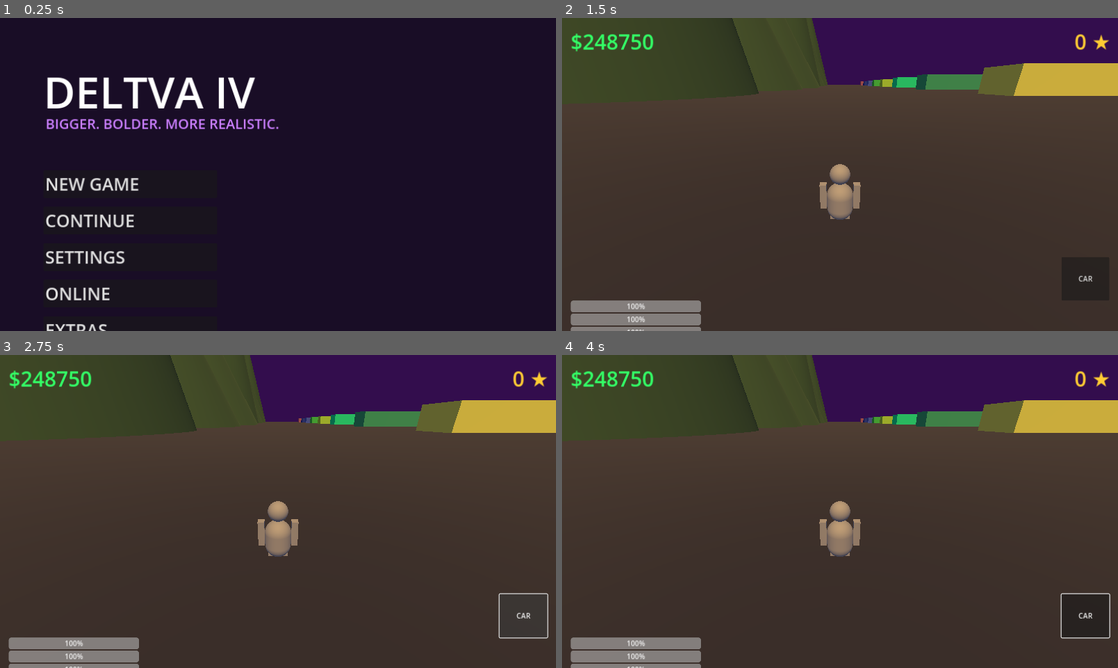
Above: before the commit, frames 1-4 (two rows, left to right).
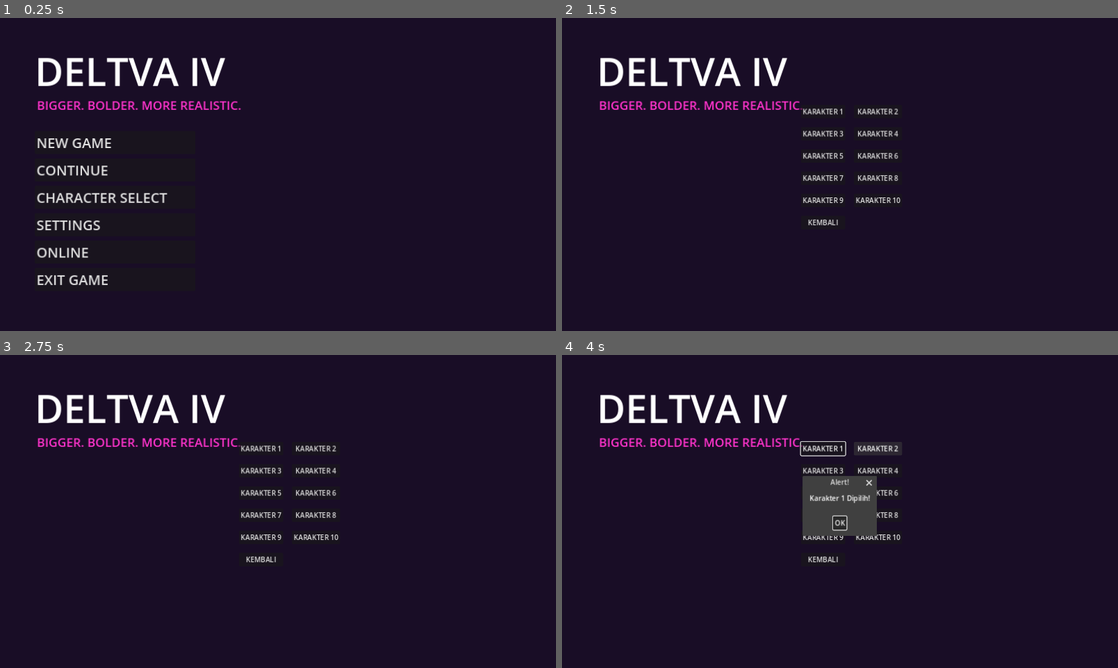
Above: after the commit, the same moments.

Repository: AniblimaxDeveloper/geta-iv-sivis
Game: Godot game, scene res://Menu.tscn
Same seed, same stepped clock (60 frames per second), same inputs: the game is played once before the commit and once after it.
Inputs (mouse positions are in pixels of both pictures, inside the frame that each line leads up to):
- Up to frame 1 (0.25 s): no input
- Up to frame 2 (1.5 s): click "SETTINGS" at 0.5 s; click (678, 196) at 1.25 s, where only the run after the commit has a clickable "CHARACTER SELECT"
- Up to frame 3 (2.75 s): click (522, 614) at 2 s, where only the run before the commit has a clickable "CAR"
- Up to frame 4 (4 s): click (823, 448) at 2.75 s, where only the run after the commit has a clickable "KARAKTER 1"; click (878, 448) at 3.5 s, where only the run after the commit has a clickable "KARAKTER 2"

The runs differ from the first frame. In frame 1, 6.6% of the frame differs, in the area x 6-51%, y 12-100%; in frame 2, 99%; in frame 3, 100%, in the area x 0-100%, y 0-100%; in frame 4, 97%.

Commit message:
feat: Phase 15 - Master Build: Main Menu, Character Select, 4 World Zones, Advanced HUD

Diff:
--- /dev/null
+++ b/Global.gd
@@ -0,0 +1,21 @@
+extends Node
+
+var selected_char: int = 0
+var money: int = 250000
+var health: float = 100.0
+var armor: float = 100.0
+var stamina: float = 100.0
+
+# 10 Warna Baju untuk 10 Karakter
+var char_colors = [
+    Color(1, 0, 0),       # Merah
+    Color(0, 1, 0),       # Hijau
+    Color(0, 0, 1),       # Biru
+    Color(1, 1, 0),       # Kuning
+    Color(1, 0, 1),       # Ungu
+    Color(0, 1, 1),       # Cyan
+    Color(1, 0.5, 0),     # Oranye
+    Color(0.5, 0, 1),     # Violet
+    Color(1, 1, 1),       # Putih
+    Color(0.2, 0.2, 0.2)  # Hitam
+]
--- a/Main.gd
+++ b/Main.gd
@@ -8,29 +8,29 @@
 @onready var hud_wanted = $UI/WantedLabel
 
 var wanted_level: int = 0
-var police_spawned: bool = false
 
 func _ready():
     generate_world()
-    spawn_vehicles(20)
-    spawn_pedestrians(30)
+    # Terapkan warna karakter yang dipilih
+    var col = Global.char_colors[Global.selected_char]
+    player.get_node("MeshRoot/Body").material_override.albedo_color = col
 
 func _process(_delta):
-    hud_money.text = "$" + str(player.money)
-    hud_health.value = player.health
-    hud_armor.value = player.armor
-    hud_stamina.value = player.stamina
+    hud_money.text = "$" + str(Global.money)
+    hud_health.value = Global.health
+    hud_armor.value = Global.armor
+    hud_stamina.value = Global.stamina
     hud_wanted.text = str(wanted_level) + " ★"
 
 func generate_world():
-    # Lantai Dasar
+    # 1. Lantai Dasar Raksasa
     var ground = StaticBody3D.new()
     var floor_mesh = MeshInstance3D.new()
     var plane = PlaneMesh.new()
     plane.size = Vector2(2000, 2000)
     floor_mesh.mesh = plane
     var f_mat = StandardMaterial3D.new()
-    f_mat.albedo_color = Color(0.15, 0.15, 0.2)
+    f_mat.albedo_color = Color(0.15, 0.15, 0.18)
     floor_mesh.material_override = f_mat
     var col = CollisionShape3D.new()
     var shape = BoxShape3D.new()
@@ -41,25 +41,25 @@
     ground.add_child(col)
     add_child(ground)
 
-    # ZONA 1: KOTA (X > 0, Z > 0)
+    # 2. ZONA KOTA (X > 0, Z > 0)
     for x in range(1, 8):
         for z in range(1, 8):
             var b = StaticBody3D.new()
             var m = MeshInstance3D.new()
             var b_box = BoxMesh.new()
-            var h = randf_range(50, 200)
+            var h = randf_range(40, 150)
             b_box.size = Vector3(30, h, 30)
             m.mesh = b_box
             var mat = StandardMaterial3D.new()
-            mat.albedo_color = Color(0.1, 0.1, 0.15)
+            mat.albedo_color = Color(0.1, 0.1, 0.2)
             mat.emission_enabled = true
-            mat.emission = Color(0.2, 0.5, 0.8)
+            mat.emission = Color(0.2, 0.4, 0.8) # Jendela biru
             m.material_override = mat
             b.position = Vector3(x * 80, h/2, z * 80)
             b.add_child(m)
             add_child(b)
 
-    # ZONA 2: PANTAI (X < 0, Z > 0)
+    # 3. ZONA PANTAI (X < 0, Z > 0)
     for x in range(-8, 0):
         for z in range(1, 8):
             var palm = Node3D.new()
@@ -75,7 +75,7 @@
             palm.position = Vector3(x * 80, 0, z * 80)
             add_child(palm)
 
-    # ZONA 3: GUNUNG (X < 0, Z < 0)
+    # 4. ZONA GUNUNG (X < 0, Z < 0)
     for x in range(-8, 0):
         for z in range(-8, 0):
             var mount = MeshInstance3D.new()
@@ -90,7 +90,7 @@
             mount.position = Vector3(x * 80, cyl.height/2, z * 80)
             add_child(mount)
 
-    # ZONA 4: PELABUHAN (X > 0, Z < 0)
+    # 5. ZONA PELABUHAN (X > 0, Z < 0)
     for x in range(1, 8):
         for z in range(-8, 0):
             var container = StaticBody3D.new()
@@ -104,59 +104,3 @@
             container.position = Vector3(x * 80, 5, z * 80)
             container.add_child(m)
             add_child(container)
-
-func spawn_vehicles(amount: int):
-    for i in range(amount):
-        var car = VehicleBody3D.new()
-        car.set_script(load("res://TrafficCar.gd"))
-        var col = CollisionShape3D.new()
-        var box = BoxShape3D.new()
-        box.size = Vector3(2.5, 1.5, 5.0)
-        col.shape = box
-        car.add_child(col)
-        var mesh = MeshInstance3D.new()
-        mesh.name = "MeshInstance3D"
-        var box_mesh = BoxMesh.new()
-        box_mesh.size = Vector3(2.5, 1.5, 5.0)
-        mesh.mesh = box_mesh
-        var mat = StandardMaterial3D.new()
-        mat.albedo_color = Color(randf(), 0.1, randf())
-        mesh.material_override = mat
-        car.add_child(mesh)
-        for w in [[1.2, -0.5, 1.8], [-1.2, -0.5, 1.8], [1.2, -0.5, -1.8], [-1.2, -0.5, -1.8]]:
-            var wheel = VehicleWheel3D.new()
-            wheel.position = Vector3(w[0], w[1], w[2])
-            wheel.use_as_steering = true
-            wheel.use_as_traction = true
-            car.add_child(wheel)
-        car.position = Vector3(randf_range(100, 500), 2.0, randf_range(100, 500)) # Spawn di Kota
-        add_child(car)
-
-func spawn_pedestrians(amount: int):
-    for i in range(amount):
-        var ped = CharacterBody3D.new()
-        ped.set_script(load("res://Pedestrian.gd"))
-        var col = CollisionShape3D.new()
-        col.shape = CapsuleShape3D.new()
-        ped.add_child(col)
-
-        var mesh_root = Node3D.new()
-        mesh_root.name = "MeshRoot"
-
-        # 10 Karakter Berbeda (Warna Baju Acak)
-        var torso = MeshInstance3D.new()
-        torso.mesh = CapsuleMesh.new()
-        var t_mat = StandardMaterial3D.new()
-        t_mat.albedo_color = Color(randf(), randf(), randf())
-        torso.material_override = t_mat
-        torso.position.y = 1.0
-        mesh_root.add_child(torso)
-
-        var head = MeshInstance3D.new()
-        head.mesh = SphereMesh.new()
-        head.position.y = 1.9
-        mesh_root.add_child(head)
-
-        ped.add_child(mesh_root)
-        ped.position = Vector3(randf_range(100, 500), 1.0, randf_range(100, 500)) # Spawn di Kota
-        add_child(ped)
--- a/Main.tscn
+++ b/Main.tscn
@@ -21,9 +21,9 @@
 
 [sub_resource type="Environment" id="Environment_1"]
 background_mode = 1
-background_color = Color(0.2, 0.05, 0.3, 1)
+background_color = Color(0.15, 0.05, 0.2, 1)
 ambient_light_source = 2
-ambient_light_color = Color(0.5, 0.5, 0.6, 1)
+ambient_light_color = Color(0.6, 0.6, 0.7, 1)
 ambient_light_energy = 1.0
 
 [node name="Main" type="Node3D"]
@@ -34,11 +34,11 @@
 
 [node name="DirectionalLight3D" type="DirectionalLight3D" parent="."]
 transform = Transform3D(1, 0, 0, 0, 0.5, 0.8, 0, -0.8, 0.5, 0, 50, 0)
-light_color = Color(1, 0.8, 0.5, 1)
-light_energy = 1.5
+light_color = Color(1, 0.8, 0.6, 1)
+light_energy = 1.2
 
 [node name="Player" type="CharacterBody3D" parent="."]
-transform = Transform3D(1, 0, 0, 0, 1, 0, 0, 0, 1, 0, 0.9, 0)
+transform = Transform3D(1, 0, 0, 0, 1, 0, 0, 0, 1, 0, 1.0, 0)
 script = ExtResource("2_player")
 
 [node name="CollisionShape3D" type="CollisionShape3D" parent="Player"]
@@ -89,7 +89,7 @@
 offset_bottom = 80.0
 theme_override_colors/font_color = Color(0.2, 1, 0.4, 1)
 theme_override_font_sizes/font_size = 48
-text = "$248750"
+text = "$250000"
 
 [node name="WantedLabel" type="Label" parent="UI"]
 offset_left = 1180.0
@@ -135,11 +135,11 @@
 offset_bottom = 150.0
 color = Color(0.1, 0.6, 1, 0.7)
 
-[node name="ActionButton" type="Button" parent="TouchControls"]
+[node name="JumpButton" type="Button" parent="TouchControls"]
 offset_left = 1150.0
 offset_top = 550.0
 offset_right = 1260.0
 offset_bottom = 650.0
-text = "CAR"
+text = "JUMP"
 
-[connection signal="pressed" from="TouchControls/ActionButton" to="TouchControls" method="_on_action_button_pressed"]
+[connection signal="pressed" from="TouchControls/JumpButton" to="TouchControls" method="_on_jump_button_pressed"]
--- a/Menu.gd
+++ b/Menu.gd
@@ -1,11 +1,32 @@
 extends Control
 
+@onready var main_buttons = $MainButtons
+@onready var char_select = $CharacterSelect
+@onready var popup = $PopupPanel
+
 func _ready():
-    # Mengatur ukuran layar UI agar responsif
-    set_anchors_preset(Control.PRESET_FULL_RECT)
+    char_select.visible = false
+    popup.visible = false
 
 func _on_new_game_pressed():
     get_tree().change_scene_to_file("res://Main.tscn")
 
-func _on_quit_pressed():
+func _on_character_select_pressed():
+    main_buttons.visible = false
+    char_select.visible = true
+
+func _on_back_pressed():
+    main_buttons.visible = true
+    char_select.visible = false
+
+func _on_char_selected(index: int):
+    Global.selected_char = index
+    popup.dialog_text = "Karakter " + str(index + 1) + " Dipilih!"
+    popup.popup_centered()
+
+func _on_online_pressed():
+    popup.dialog_text = "Fitur ONLINE akan hadir di update selanjutnya."
+    popup.popup_centered()
+
+func _on_exit_pressed():
     get_tree().quit()
--- a/Menu.tscn
+++ b/Menu.tscn
@@ -7,11 +7,9 @@
 anchors_preset = 15
 anchor_right = 1.0
 anchor_bottom = 1.0
-grow_horizontal = 2
-grow_vertical = 2
 script = ExtResource("1_menu")
 
-[node name="Background" type="ColorRect" parent="."]
+[node name="Bg" type="ColorRect" parent="."]
 layout_mode = 1
 anchors_preset = 15
 anchor_right = 1.0
@@ -20,67 +18,136 @@
 
 [node name="Title" type="Label" parent="."]
 layout_mode = 0
-offset_left = 100.0
-offset_top = 100.0
+offset_left = 80.0
+offset_top = 60.0
 offset_right = 800.0
-offset_bottom = 250.0
+offset_bottom = 200.0
 theme_override_colors/font_color = Color(1, 1, 1, 1)
-theme_override_font_sizes/font_size = 100
+theme_override_font_sizes/font_size = 90
 text = "DELTVA IV"
 
 [node name="Subtitle" type="Label" parent="."]
 layout_mode = 0
-offset_left = 105.0
-offset_top = 220.0
+offset_left = 85.0
+offset_top = 180.0
 offset_right = 800.0
-offset_bottom = 270.0
-theme_override_colors/font_color = Color(0.8, 0.5, 1, 1)
-theme_override_font_sizes/font_size = 32
+offset_bottom = 220.0
+theme_override_colors/font_color = Color(1, 0.2, 0.8, 1)
+theme_override_font_sizes/font_size = 28
 text = "BIGGER. BOLDER. MORE REALISTIC."
 
-[node name="VBoxContainer" type="VBoxContainer" parent="."]
+[node name="MainButtons" type="VBoxContainer" parent="."]
 layout_mode = 0
-offset_left = 100.0
-offset_top = 350.0
-offset_right = 500.0
+offset_left = 80.0
+offset_top = 260.0
+offset_right = 450.0
 offset_bottom = 700.0
-theme_override_constants/separation = 20
+theme_override_constants/separation = 10
 
-[node name="NewGameBtn" type="Button" parent="VBoxContainer"]
+[node name="NewGame" type="Button" parent="MainButtons"]
 layout_mode = 2
-theme_override_font_sizes/font_size = 40
+theme_override_font_sizes/font_size = 32
 text = "NEW GAME"
 alignment = 0
 
-[node name="ContinueBtn" type="Button" parent="VBoxContainer"]
+[node name="Continue" type="Button" parent="MainButtons"]
 layout_mode = 2
-theme_override_font_sizes/font_size = 40
+theme_override_font_sizes/font_size = 32
 text = "CONTINUE"
 alignment = 0
 
-[node name="SettingsBtn" type="Button" parent="VBoxContainer"]
+[node name="CharSelect" type="Button" parent="MainButtons"]
 layout_mode = 2
-theme_override_font_sizes/font_size = 40
+theme_override_font_sizes/font_size = 32
+text = "CHARACTER SELECT"
+alignment = 0
+
+[node name="Settings" type="Button" parent="MainButtons"]
+layout_mode = 2
+theme_override_font_sizes/font_size = 32
 text = "SETTINGS"
 alignment = 0
 
-[node name="OnlineBtn" type="Button" parent="VBoxContainer"]
+[node name="Online" type="Button" parent="MainButtons"]
 layout_mode = 2
-theme_override_font_sizes/font_size = 40
+theme_override_font_sizes/font_size = 32
 text = "ONLINE"
 alignment = 0
 
-[node name="ExtrasBtn" type="Button" parent="VBoxContainer"]
+[node name="Exit" type="Button" parent="MainButtons"]
 layout_mode = 2
-theme_override_font_sizes/font_size = 40
-text = "EXTRAS"
+theme_override_font_sizes/font_size = 32
+text = "EXIT GAME"
 alignment = 0
 
-[node name="QuitBtn" type="Button" parent="VBoxContainer"]
+[node name="CharacterSelect" type="GridContainer" parent="."]
+layout_mode = 0
+offset_left = 550.0
+offset_top = 200.0
+offset_right = 1200.0
+offset_bottom = 700.0
+columns = 2
+theme_override_constants/h_separation = 20
+theme_override_constants/v_separation = 20
+
+[node name="Char1" type="Button" parent="CharacterSelect"]
 layout_mode = 2
-theme_override_font_sizes/font_size = 40
-text = "QUIT"
-alignment = 0
+text = "KARAKTER 1"
 
-[connection signal="pressed" from="VBoxContainer/NewGameBtn" to="." method="_on_new_game_pressed"]
-[connection signal="pressed" from="VBoxContainer/QuitBtn" to="." method="_on_quit_pressed"]
+[node name="Char2" type="Button" parent="CharacterSelect"]
+layout_mode = 2
+text = "KARAKTER 2"
+
+[node name="Char3" type="Button" parent="CharacterSelect"]
+layout_mode = 2
+text = "KARAKTER 3"
+
+[node name="Char4" type="Button" parent="CharacterSelect"]
+layout_mode = 2
+text = "KARAKTER 4"
+
+[node name="Char5" type="Button" parent="CharacterSelect"]
+layout_mode = 2
+text = "KARAKTER 5"
+
+[node name="Char6" type="Button" parent="CharacterSelect"]
+layout_mode = 2
+text = "KARAKTER 6"
+
+[node name="Char7" type="Button" parent="CharacterSelect"]
+layout_mode = 2
+text = "KARAKTER 7"
+
+[node name="Char8" type="Button" parent="CharacterSelect"]
+layout_mode = 2
+text = "KARAKTER 8"
+
+[node name="Char9" type="Button" parent="CharacterSelect"]
+layout_mode = 2
+text = "KARAKTER 9"
+
+[node name="Char10" type="Button" parent="CharacterSelect"]
+layout_mode = 2
+text = "KARAKTER 10"
+
+[node name="BackBtn" type="Button" parent="CharacterSelect"]
+layout_mode = 2
+text = "KEMBALI"
+
+[node name="PopupPanel" type="AcceptDialog" parent="."]
+
+[connection signal="pressed" from="MainButtons/NewGame" to="." method="_on_new_game_pressed"]
+[connection signal="pressed" from="MainButtons/CharSelect" to="." method="_on_character_select_pressed"]
+[connection signal="pressed" from="MainButtons/Online" to="." method="_on_online_pressed"]
+[connection signal="pressed" from="MainButtons/Exit" to="." method="_on_exit_pressed"]
+[connection signal="pressed" from="CharacterSelect/BackBtn" to="." method="_on_back_pressed"]
+[connection signal="pressed" from="CharacterSelect/Char1" to="." method="_on_char_selected" binds= [0]]
+[connection signal="pressed" from="CharacterSelect/Char2" to="." method="_on_char_selected" binds= [1]]
+[connection signal="pressed" from="CharacterSelect/Char3" to="." method="_on_char_selected" binds= [2]]
+[connection signal="pressed" from="CharacterSelect/Char4" to="." method="_on_char_selected" binds= [3]]
+[connection signal="pressed" from="CharacterSelect/Char5" to="." method="_on_char_selected" binds= [4]]
+[connection signal="pressed" from="CharacterSelect/Char6" to="." method="_on_char_selected" binds= [5]]
+[connection signal="pressed" from="CharacterSelect/Char7" to="." method="_on_char_selected" binds= [6]]
+[connection signal="pressed" from="CharacterSelect/Char8" to="." method="_on_char_selected" binds= [7]]
+[connection signal="pressed" from="CharacterSelect/Char9" to="." method="_on_char_selected" binds= [8]]
+[connection signal="pressed" from="CharacterSelect/Char10" to="." method="_on_char_selected" binds= [9]]
--- a/Player.gd
+++ b/Player.gd
@@ -1,15 +1,9 @@
 extends CharacterBody3D
-
-@export var speed: float = 15.0
-@export var jump_force: float = 10.0
+@export var speed: float = 20.0
+@export var jump_force: float = 12.0
 @export var gravity: float = 30.0
 
-var money: int = 248750
-var health: float = 100.0
-var armor: float = 100.0
-var stamina: float = 100.0
 var input_dir: Vector2 = Vector2.ZERO
-var current_vehicle: VehicleBody3D = null
 var walk_time: float = 0.0
 
 @onready var mesh_root = $MeshRoot
@@ -17,24 +11,12 @@
 @onready var right_leg = $MeshRoot/RightLeg
 @onready var left_arm = $MeshRoot/LeftArm
 @onready var right_arm = $MeshRoot/RightArm
+@onready var camera_pivot = $CameraPivot
 
 func _physics_process(delta):
-    if current_vehicle:
-        if input_dir.y > 0:
-            current_vehicle.brake = input_dir.y * 15.0
-            current_vehicle.engine_force = 0
-        else:
-            current_vehicle.brake = 0
-            current_vehicle.engine_force = -input_dir.y * 2500.0
-        current_vehicle.steering = -input_dir.x * 0.6
-        global_position = current_vehicle.global_position + Vector3(0, 3.0, 0)
-        mesh_root.visible = false
-        return
-
-    mesh_root.visible = true
     if not is_on_floor(): velocity.y -= gravity * delta
 
-    var direction = (global_transform.basis * Vector3(input_dir.x, 0, input_dir.y)).normalized()
+    var direction = (camera_pivot.global_transform.basis * Vector3(input_dir.x, 0, input_dir.y)).normalized()
     direction.y = 0
     direction = direction.normalized()
 
@@ -59,12 +41,6 @@
 
     move_and_slide()
 
-func interact():
-    if current_vehicle:
-        current_vehicle = null
-    else:
-        var vehicles = get_tree().get_nodes_in_group("vehicles")
-        for v in vehicles:
-            if global_position.distance_to(v.global_position) < 8.0:
-                current_vehicle = v
-                break
+func jump():
+    if is_on_floor():
+        velocity.y = jump_force
--- a/TouchControls.gd
+++ b/TouchControls.gd
@@ -5,6 +5,7 @@
 @onready var player = get_node("../Player")
 
 var touch_index = -1
+var look_index = -1
 var base_center = Vector2.ZERO
 var max_distance = 100.0
 
@@ -14,7 +15,7 @@
 
 func _input(event):
     if event is InputEventScreenTouch:
-        if event.pressed and touch_index == -1:
+        if event.pressed and event.position.x < 600 and touch_index == -1:
             touch_index = event.index
             base_center = event.position
             joystick_base.global_position = base_center - joystick_base.size / 2
@@ -27,10 +28,18 @@
             joystick_knob.visible = false
             player.input_dir = Vector2.ZERO
 
-    if event is InputEventScreenDrag and event.index == touch_index:
-        var diff = event.position - base_center
-        if diff.length() > max_distance: diff = diff.normalized() * max_distance
-        joystick_knob.global_position = base_center + diff - joystick_knob.size / 2
-        player.input_dir = diff / max_distance
+        if event.pressed and event.position.x >= 600:
+            look_index = event.index
+        elif not event.pressed and event.index == look_index:
+            look_index = -1
 
-func _on_action_button_pressed(): player.interact()
+    if event is InputEventScreenDrag:
+        if event.index == touch_index:
+            var diff = event.position - base_center
+            if diff.length() > max_distance: diff = diff.normalized() * max_distance
+            joystick_knob.global_position = base_center + diff - joystick_knob.size / 2
+            player.input_dir = diff / max_distance
+        elif event.index == look_index:
+            player.camera_pivot.rotate_y(-event.relative.x * 0.01)
+
+func _on_jump_button_pressed(): player.jump()
--- a/project.godot
+++ b/project.godot
@@ -7,6 +7,9 @@
 config/icon="res://icon.png"
 boot_splash/show_image=false
 boot_splash/bg_color=Color(0.05, 0.05, 0.1, 1)
+
+[autoload]
+Global="*res://Global.gd"
 
 [display]
 window/size/viewport_width=1280
@@ -20,5 +23,5 @@
 [rendering]
 renderer/rendering_method="mobile"
 renderer/rendering_method.mobile="mobile"
-environment/defaults/default_clear_color=Color(0.2, 0.05, 0.3, 1)
+environment/defaults/default_clear_color=Color(0.1, 0.05, 0.15, 1)
 textures/vram_compression/import_etc2_astc=true
Not shown: 1 places in Main.tscn that only renumber resources
Not shown, changed: export_presets.cfg
